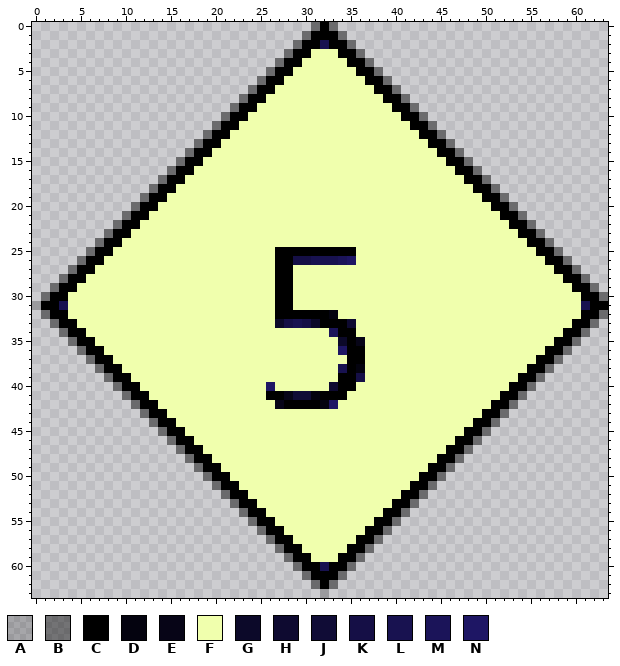
Two versions of one pixel-art sprite, Assets/Textures/BodyParts/bodypart_5.png. The first picture shows the starting point.
The file is 64x64 pixels. Colours within 5 levels of each other are drawn and written as one.
Palette (. is transparent): A #00000030  B #00000070  C #000000  D #04030f  E #070517  F #f0ffad  G #0c0929  H #0e0a30  J #100c36  K #150f46  L #181250  M #1b1459  N #1e1664
Pixels before (only the part around the change), first column x 17:
 2 ............BCCLCCB.......
 3 ...........BCCFFFCCB......
 4 ..........BCCFFFFFCCB.....
 5 .........BCCFFFFFFFCCB....
 6 ........BCCFFFFFFFFFCCB...
 7 .......BCCFFFFFFFFFFFCCB..
 8 ......BCCFFFFFFFFFFFFFCCB.
 9 .....BCCFFFFFFFFFFFFFFFCCB
10 ....BCCFFFFFFFFFFFFFFFFFCC
11 ...BCCFFFFFFFFFFFFFFFFFFFC
12 ..BCCFFFFFFFFFFFFFFFFFFFFF
13 .BCCFFFFFFFFFFFFFFFFFFFFFF
14 BCCFFFFFFFFFFFFFFFFFFFFFFF
15 CCFFFFFFFFFFFFFFFFFFFFFFFF
16 CFFFFFFFFFFFFFFFFFFFFFFFFF
17 FFFFFFFFFFFFFFFFFFFFFFFFFF
18 FFFFFFFFFFFFFFFFFFFFFFFFFF
19 FFFFFFFFFFFFFFFFFFFFFFFFFF
20 FFFFFFFFFFFFFFFFFFFFFFFFFF
21 FFFFFFFFFFFFFFFFFFFFFFFFFF
22 FFFFFFFFFFFFFFFFFFFFFFFFFF
23 FFFFFFFFFFFFFFFFFFFFFFFFFF
24 FFFFFFFFFFFFFFFFFFFFFFFFFF
25 FFFFFFFFFFCCCCCCCCCFFFFFFF
26 FFFFFFFFFFCCKKLLLMNFFFFFFF
27 FFFFFFFFFFCCFFFFFFFFFFFFFF
28 FFFFFFFFFFCCFFFFFFFFFFFFFF
29 FFFFFFFFFFCCFFFFFFFFFFFFFF
30 FFFFFFFFFFCCFFFFFFFFFFFFFF
31 FFFFFFFFFFCCFFFFFFFFFFFFFF
32 FFFFFFFFFFCCCCCCDFFFFFFFFF
33 FFFFFFFFFFGKLKGCCCHFFFFFFF
34 FFFFFFFFFFFFFFFFMCCFFFFFFF
35 FFFFFFFFFFFFFFFFFGCEFFFFFF
36 FFFFFFFFFFFFFFFFFNCCFFFFFF
37 FFFFFFFFFFFFFFFFFFCCFFFFFF
38 FFFFFFFFFFFFFFFFFLCDFFFFFF
39 FFFFFFFFFFFFFFFFFCCKFFFFFF
40 FFFFFFFFFNFFFFFFHCCFFFFFFF
41 FFFFFFFFFCCEJJDCCCFFFFFFFF
42 FFFFFFFFFFECCCCDNFFFFFFFFF
43 FFFFFFFFFFFFFFFFFFFFFFFFFF
44 FFFFFFFFFFFFFFFFFFFFFFFFFF
45 FFFFFFFFFFFFFFFFFFFFFFFFFF
46 CFFFFFFFFFFFFFFFFFFFFFFFFF
47 CCFFFFFFFFFFFFFFFFFFFFFFFF
48 BCCFFFFFFFFFFFFFFFFFFFFFFF
49 .BCCFFFFFFFFFFFFFFFFFFFFFF
50 ..BCCFFFFFFFFFFFFFFFFFFFFF
51 ...BCCFFFFFFFFFFFFFFFFFFFC
52 ....BCCFFFFFFFFFFFFFFFFFCC
53 .....BCCFFFFFFFFFFFFFFFCCB
54 ......BCCFFFFFFFFFFFFFCCB.
55 .......BCCFFFFFFFFFFFCCB..
56 ........BCCFFFFFFFFFCCB...
57 .........BCCFFFFFFFCCB....
58 ..........BCCFFFFFCCB.....
59 ...........BCCFFFCCB......
New version:
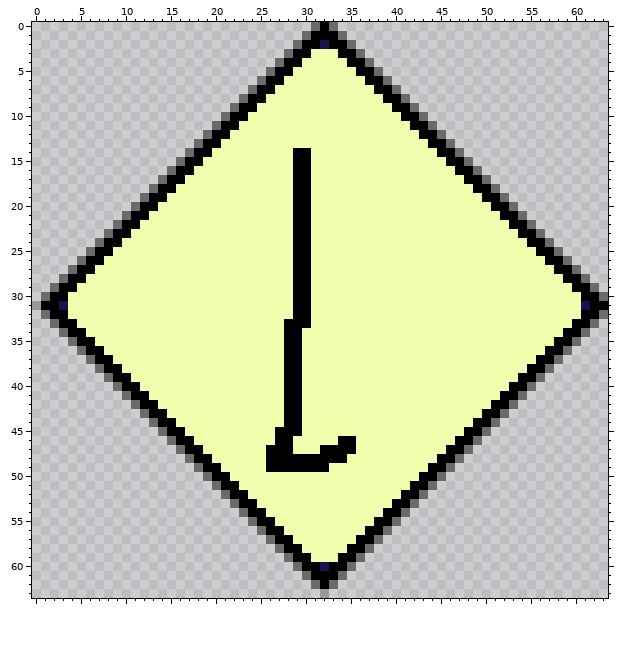
What changed:
{"y":14,"x":29,"old":"FF","new":"CC"}
{"y":15,"x":29,"old":"FF","new":"CC"}
{"y":16,"x":29,"old":"FF","new":"CC"}
{"y":17,"x":29,"old":"FF","new":"CC"}
{"y":18,"x":29,"old":"FF","new":"CC"}
{"y":19,"x":29,"old":"FF","new":"CC"}
{"y":20,"x":29,"old":"FF","new":"CC"}
{"y":21,"x":29,"old":"FF","new":"CC"}
{"y":22,"x":29,"old":"FF","new":"CC"}
{"y":23,"x":29,"old":"FF","new":"CC"}
{"y":24,"x":29,"old":"FF","new":"CC"}
{"y":25,"x":27,"old":"CC","new":"FF"}
{"y":25,"x":31,"old":"CCCCC","new":"FFFFF"}
{"y":26,"x":27,"old":"CCKKLLLMN","new":"FFCCFFFFF"}
{"y":27,"x":27,"old":"CCFF","new":"FFCC"}
{"y":28,"x":27,"old":"CCFF","new":"FFCC"}
{"y":29,"x":27,"old":"CCFF","new":"FFCC"}
{"y":30,"x":27,"old":"CCFF","new":"FFCC"}
{"y":31,"x":27,"old":"CCFF","new":"FFCC"}
{"y":32,"x":27,"old":"CC","new":"FF"}
{"y":32,"x":31,"old":"CCD","new":"FFF"}
{"y":33,"x":27,"old":"GKLKGCCCH","new":"FCCCFFFFF"}
{"y":34,"x":28,"old":"FF","new":"CC"}
{"y":34,"x":33,"old":"MCC","new":"FFF"}
{"y":35,"x":28,"old":"FF","new":"CC"}
{"y":35,"x":34,"old":"GCE","new":"FFF"}
{"y":36,"x":28,"old":"FF","new":"CC"}
{"y":36,"x":34,"old":"NCC","new":"FFF"}
{"y":37,"x":28,"old":"FF","new":"CC"}
{"y":37,"x":35,"old":"CC","new":"FF"}
{"y":38,"x":28,"old":"FF","new":"CC"}
{"y":38,"x":34,"old":"LCD","new":"FFF"}
{"y":39,"x":28,"old":"FF","new":"CC"}
{"y":39,"x":34,"old":"CCK","new":"FFF"}
{"y":40,"x":26,"old":"N","new":"F"}
{"y":40,"x":28,"old":"FF","new":"CC"}
{"y":40,"x":33,"old":"HCC","new":"FFF"}
{"y":41,"x":26,"old":"CCEJJDCCC","new":"FFCCFFFFF"}
{"y":42,"x":27,"old":"E","new":"F"}
{"y":42,"x":30,"old":"CCDN","new":"FFFF"}
{"y":43,"x":28,"old":"FF","new":"CC"}
{"y":44,"x":28,"old":"FF","new":"CC"}
{"y":45,"x":27,"old":"FFF","new":"CCC"}
{"y":46,"x":27,"old":"FF","new":"CC"}
{"y":46,"x":34,"old":"FF","new":"CC"}
{"y":47,"x":26,"old":"FFF","new":"CCC"}
{"y":47,"x":32,"old":"FFFF","new":"CCCC"}
{"y":48,"x":26,"old":"FFFFFFFFF","new":"CCCCCCCCC"}
{"y":49,"x":26,"old":"FFFFFFF","new":"CCCCCCC"}
{"label":"changed","picture_box":[266,148,365,472]}
